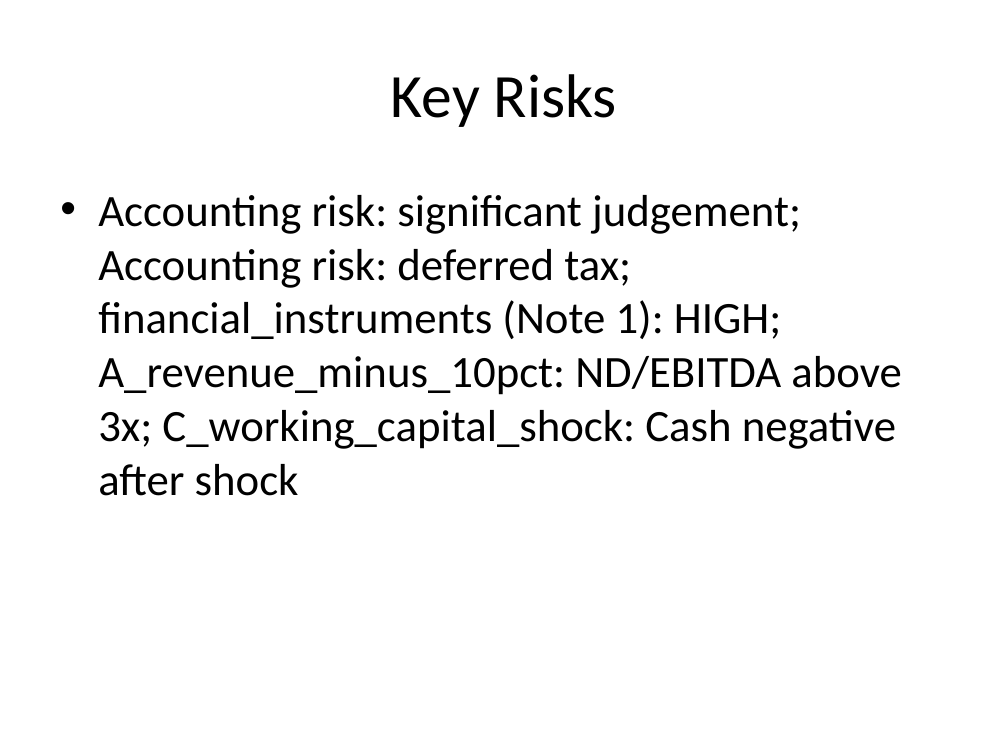
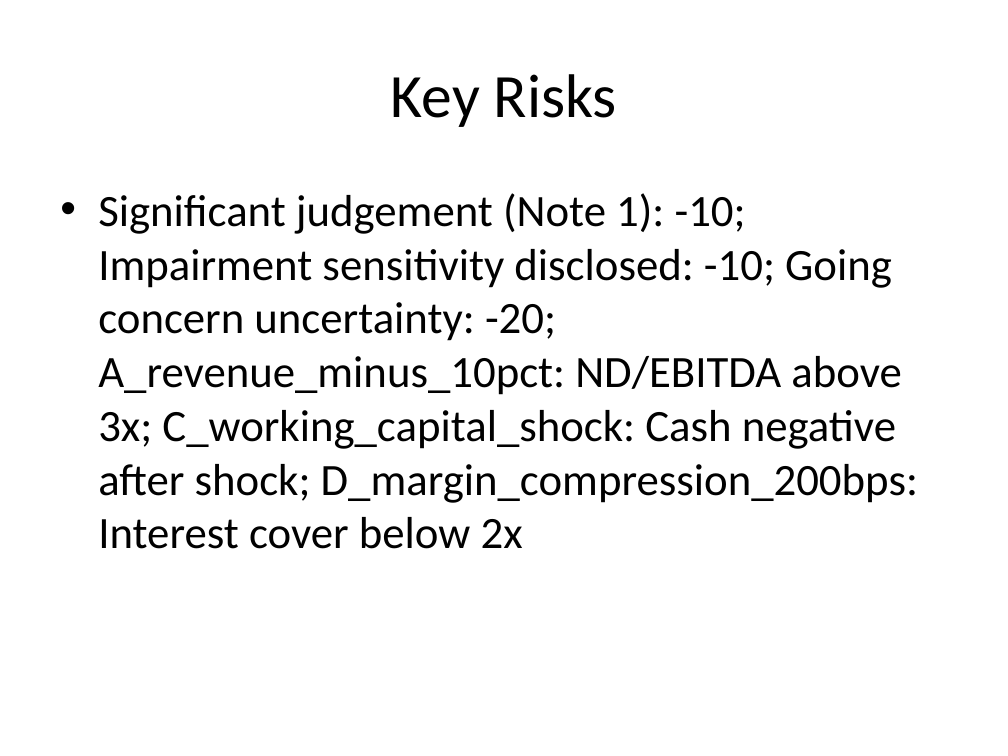
Before and after one commit to Menazza/credit_analysis_ai, a slide deck: slide 6 of test_results/pipeline_output/committee_deck.pptx. Drawn at 1008x756 pixels with LibreOffice and Linux fonts; fonts in the diff are those of the drawing. Boxes give left, top, right and bottom in pixels: in the first picture for what was removed or moved away, otherwise in the second. Text is boxed around its words. In the diff, an @@ line names an element or a change of style, - is before the commit and + after.

```diff
--- a/test_results/pipeline_output/committee_deck.pptx
+++ b/test_results/pipeline_output/committee_deck.pptx
@@ text at (x1=98, y1=193, x2=918, y2=549): text changed @@
-• Accounting risk: significant judgement; Accounting risk: deferred tax; financial_instruments (Note 1): HIGH; A_revenue_minus_10pct: ND/EBITDA above 3x; C_working_capital_shock: Cash negative after shock
+• Significant judgement (Note 1): -10; Impairment sensitivity disclosed: -10; Going concern uncertainty: -20; A_revenue_minus_10pct: ND/EBITDA above 3x; C_working_capital_shock: Cash negative after shock; D_margin_compression_200bps: Interest cover below 2x
```
Also in this commit, not shown: 6 other slides changed, 1 slide added, 1 slide removed, 21 other files.
